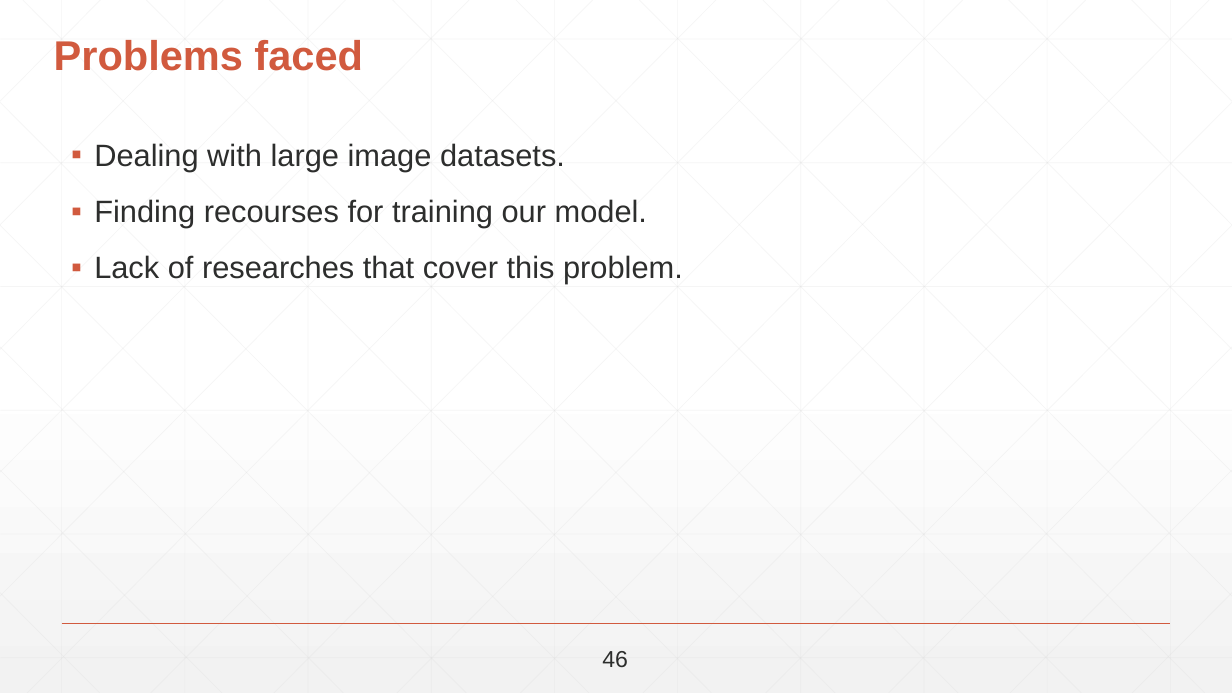
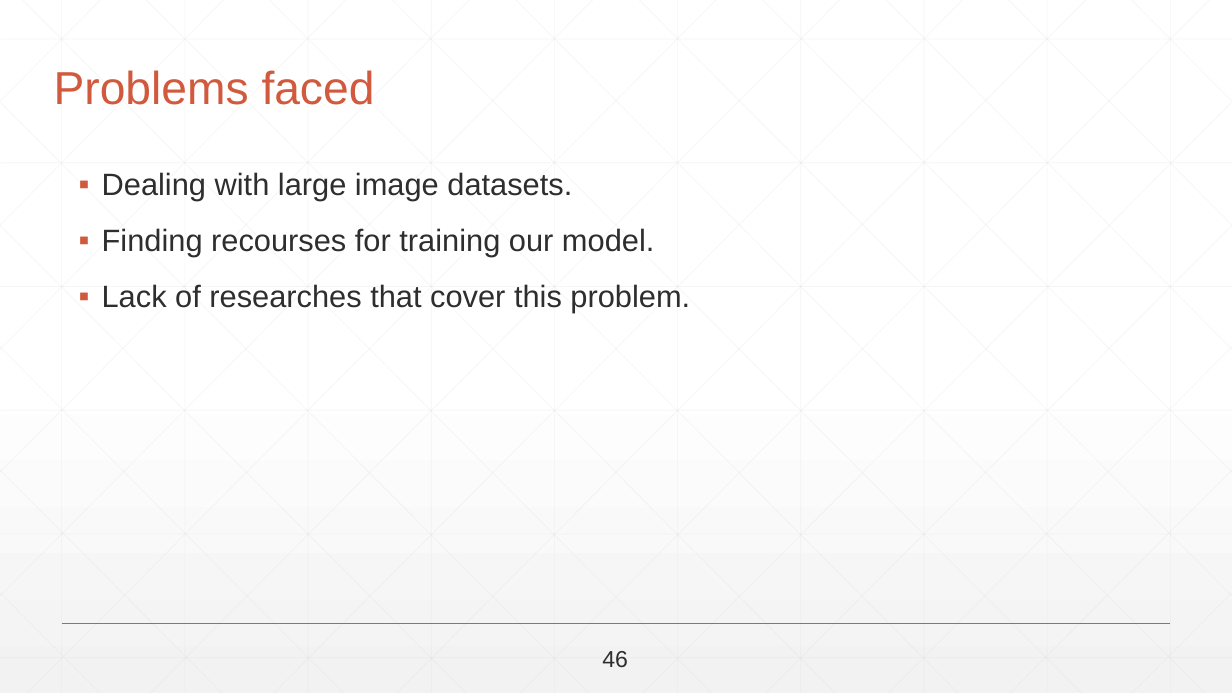
Before and after one commit to abdallahshaaban/Visual-Question-Answering, a slide deck: slide 69 of Seminars + Proposal + Documentation/Final Seminar/Visual-QA-Final-Seminar-2017.pptx. Drawn at 1232x693 pixels with LibreOffice and Linux fonts; fonts in the diff are those of the drawing. Boxes give left, top, right and bottom in pixels: in the first picture for what was removed or moved away, otherwise in the second. Text is boxed around its words. In the diff, an @@ line names an element or a change of style, - is before the commit and + after.

```diff
--- a/Seminars + Proposal + Documentation/Final Seminar/Visual-QA-Final-Seminar-2017.pptx
+++ b/Seminars + Proposal + Documentation/Final Seminar/Visual-QA-Final-Seminar-2017.pptx
@@ title "Problems faced" at (54, 70, 375, 105): size 32.4 to 36 pt, bold off @@
@@ text "Dealing with large image datasets.": place and size @@
-text "Dealing with large image datasets." at (94, 143, 683, 284)
+text "Dealing with large image datasets." at (102, 172, 690, 313)
```
Also in this commit, not shown: 2 other slides changed.
